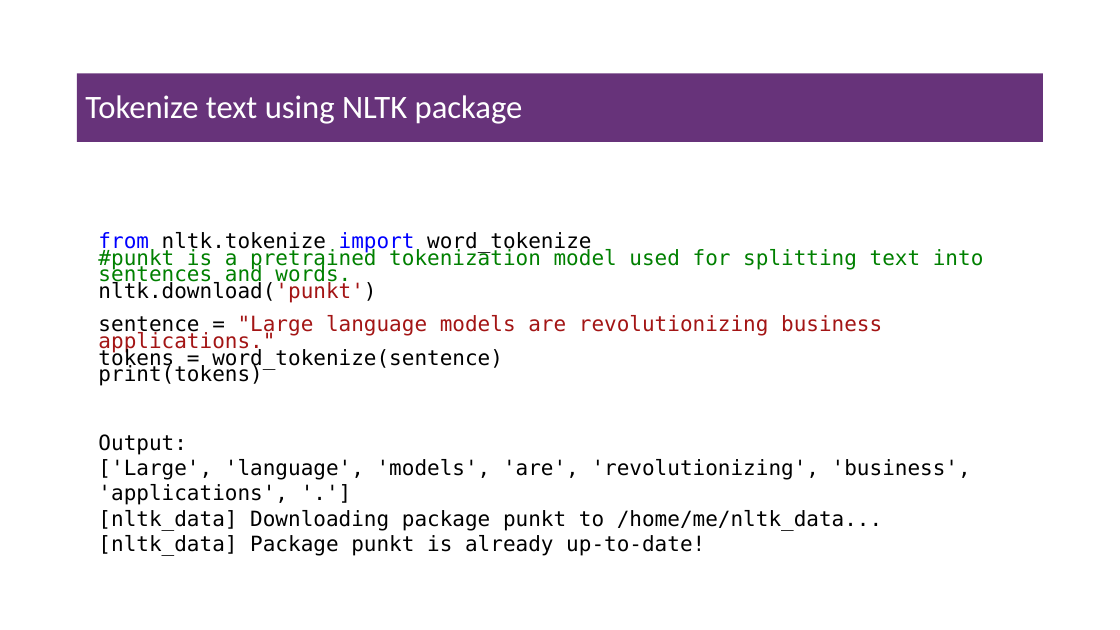
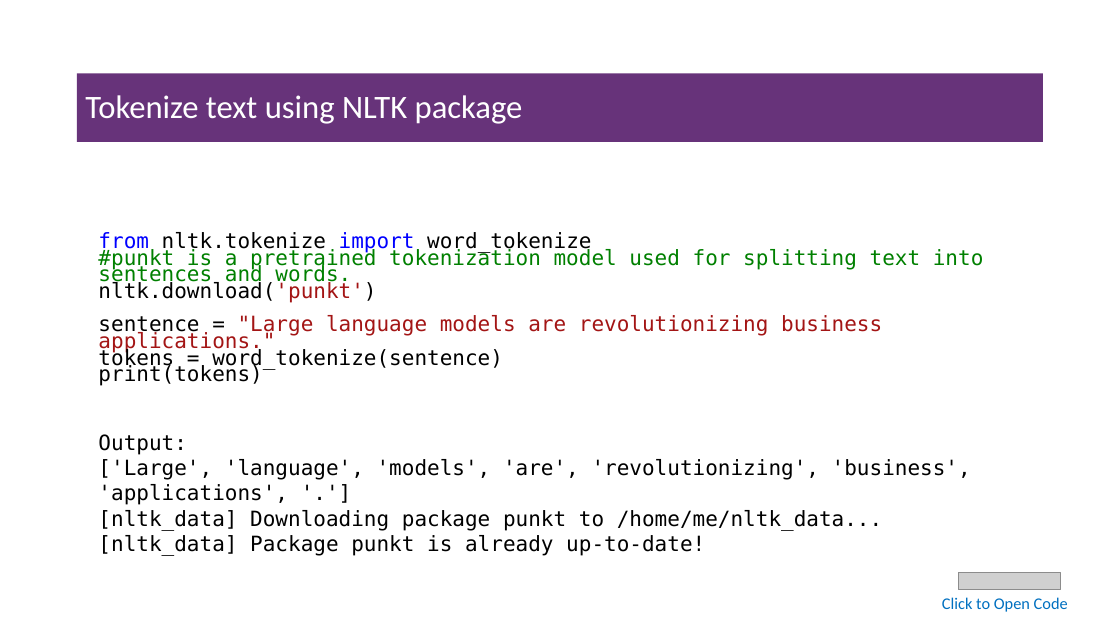
Before and after one commit to msfasha/307307-BI-Methods, a slide deck: slide 8 of 20242-NLP-LLM/lecture notes/Part 1 - Introduction to NLP/1-introduction to NLP.pptx. Drawn at 1120x630 pixels with LibreOffice and Linux fonts; fonts in the diff are those of the drawing; grey boxes stand for pictures; background and template pictures are left out. Boxes give left, top, right and bottom in pixels: in the first picture for what was removed or moved away, otherwise in the second. Text is boxed around its words. In the diff, an @@ line names an element or a change of style, - is before the commit and + after.

```diff
--- a/20242-NLP-LLM/lecture notes/Part 1 - Introduction to NLP/1-introduction to NLP.pptx
+++ b/20242-NLP-LLM/lecture notes/Part 1 - Introduction to NLP/1-introduction to NLP.pptx
@@ text added at (x1=942, y1=597, x2=1068, y2=612), 14 pt, text #0070C0 @@
+Click to Open Code
@@ picture added at (x1=959, y1=572, x2=1061, y2=590) @@
```
Also in this commit, not shown: 5 other slides changed, 1 slide added, 1 other file.
